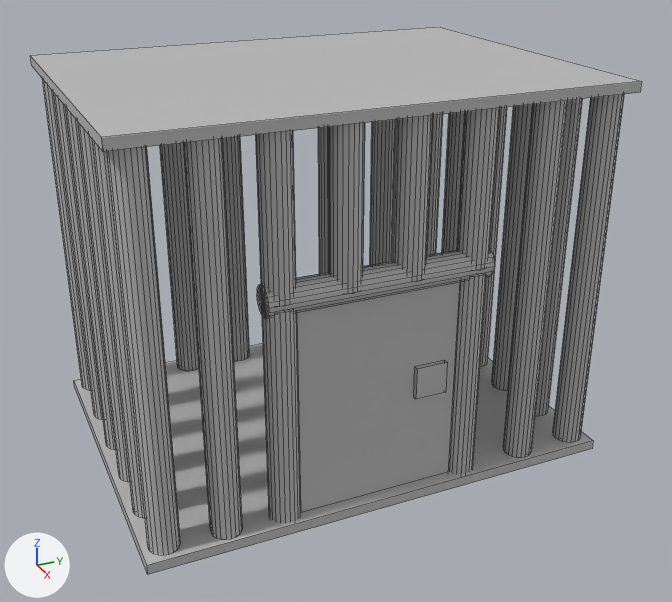
Two versions of the FBX model Assets/Art/Models/Cage.fbx, one commit apart.
Camera for both pictures: a 50 mm camera at (6.41, 3.59, 3.56) aimed at (1.24, 5.91, 0.97). The axes (+X, +Y, +Z) are drawn at lower left. The lights are the same throughout. Mesh edges are drawn as thin lines. Where no turn or scale is listed for an object, it has been applied to the vertices.

Before the edit, the objects in view are built like this:
```python
me_mesh = bpy.data.meshes.new('Mesh')
me_mesh.from_pydata(...)  # 1166 vertices, 1644 faces; spans x 0.0..2.28, y 0.0..3.07, z 0.0..2.49
me_mesh.materials.append(mat_lambert1)  # grey #bcbcbc
ob_cage = bpy.data.objects.new('Cage', me_mesh)
ob_cage.location = (-0.058, 4.318, 0.0)
```
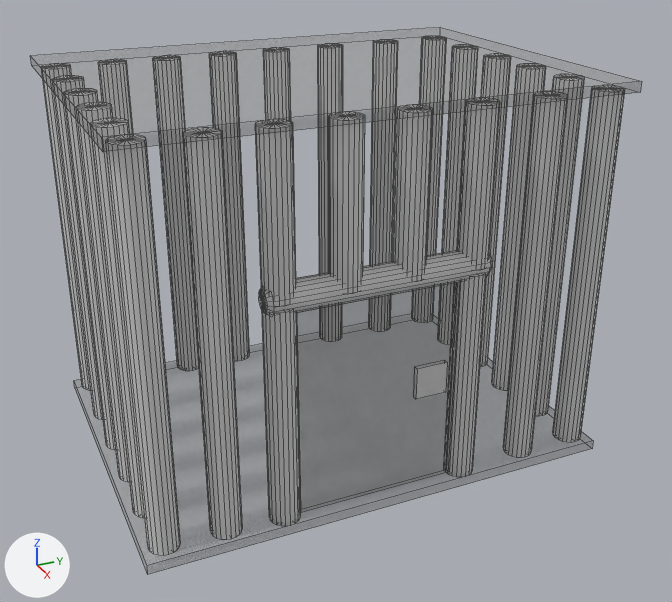
The newer file is also turned or shifted as a whole; pictures and numbers use the older file's frame.

What differs and where, as boxes [x1, y1, x2, y2] in the pictures (672 x 602 px):
'Cage', reshaped
    before: [30, 27, 642, 575]
    after: [41, 36, 625, 555]
part 1 of me_mesh, built on
    before: [257, 250, 495, 318]
    after: [259, 250, 492, 316]
part 2 of me_mesh, recoloured
    both: [43, 80, 624, 555]
part 3 of me_mesh, recoloured
    before: [30, 27, 642, 575]

The edits, one by one:
Picture 'Colors.png' (img_colors_png) is new.
Material 'lambert2' (mat_lambert2) is new.
Uses the picture img_colors_png.
Material 'lambert3' (mat_lambert3) is new.
Uses the picture img_colors_png.
me_mesh is used by ob_cage; location (-0.058, 4.318, 0.0).
me_mesh had 1166 vertices, 1644 faces and spanned x 0.0..2.28, y 0.0..3.07, z 0.0..2.49.
me_mesh now has 1206 vertices, 1684 faces and spans x 0.0..2.28, y 0.0..3.07, z 0.0..2.49.
Part 1, on me_mesh:
40 vertices are removed from x 2.07..2.26, y 0.78..2.18, z 1.39..1.58.
60 faces are deleted.
60 vertices are added at x 2.07..2.26, y 0.78..2.18, z 1.39..1.58.
20 new vertices lie (0.0, 1.34, 0.0) away from vertices in x 2.07..2.26, y 0.81, z 1.39..1.58.
100 new faces join them, mat_lambert3.
me_mesh part 2: 1570 faces spanning x 0.02..2.26, y 0.04..3.05, z 0.04..2.43 switch from mat_lambert1 (grey #bcbcbc) to mat_lambert3.
me_mesh part 3: 14 faces spanning x 0.0..2.28, y 0.0..3.07, z 0.0..2.49 switch from mat_lambert1 (grey #bcbcbc) to mat_lambert2.
